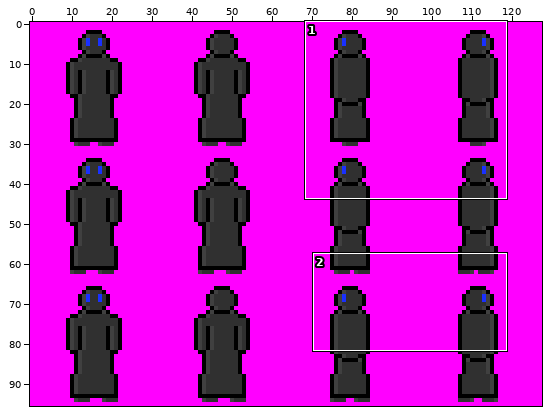
Sprite sheet -- res/textures/sheets/player.png. Above, an overview of the earlier version with the close-up marked.
Close-up. Before the edit:
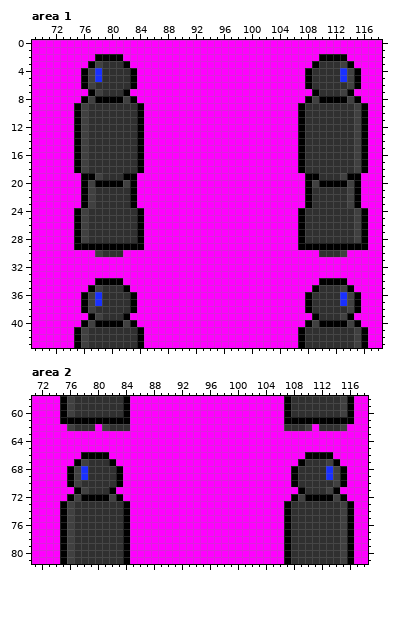
The file is 128x96 pixels. Shown: area 1: x 69..118, y 0..43; area 2: x 71..118, y 58..81. The commit also changed other parts of the picture, which this record leaves out.
The result:
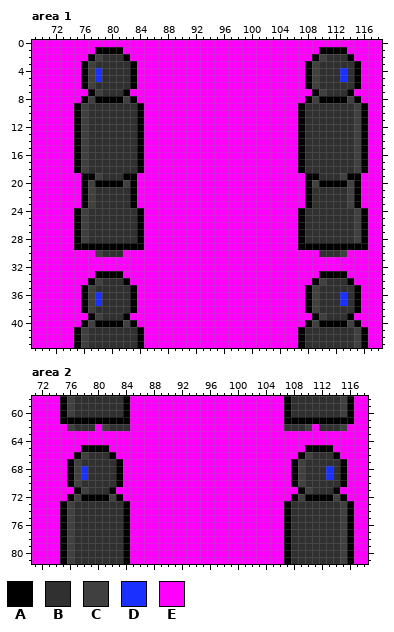
Palette (. is transparent): A #000000  B #303030  C #404040  D #1930ff  E #ff00ff
The edit:
Changed rows in their new state; - is an unchanged pixel.
Area 1:
first column x 76:
 1 --AAAA----------------------------AAAA--
 2 -ACBBBA--------------------------ACBBBA-
 3 ACB---BA------------------------AC---BBA
 4 ---------------------------------C----B-
 5 ---------------------------------C----B-
 6 ---------------------------------C----B-
 7 ----------------------------------C--B--
first column x 76:
33 --AAAA----------------------------AAAA--
34 -ACBBBA--------------------------ACBBBA-
35 ACB---BA------------------------AC---BBA
36 ---------------------------------C----B-
37 ---------------------------------C----B-
38 ---------------------------------C----B-
39 ----------------------------------C--B--
Area 2:
first column x 76:
65 --AAAA----------------------------AAAA--
66 -ACBBBA--------------------------ACBBBA-
67 ACB---BA------------------------AC---BBA
68 ---------------------------------C----B-
69 ---------------------------------C----B-
70 ---------------------------------C----B-
71 ----------------------------------C--B--
Pixel boxes of the changes (left, top, right, bottom) in both close-ups:
changed: (81, 47, 137, 68)
changed: (305, 47, 361, 96)
changed: (81, 271, 137, 292)
changed: (305, 271, 361, 320)
changed: (67, 445, 123, 466)
changed: (291, 445, 347, 494)
